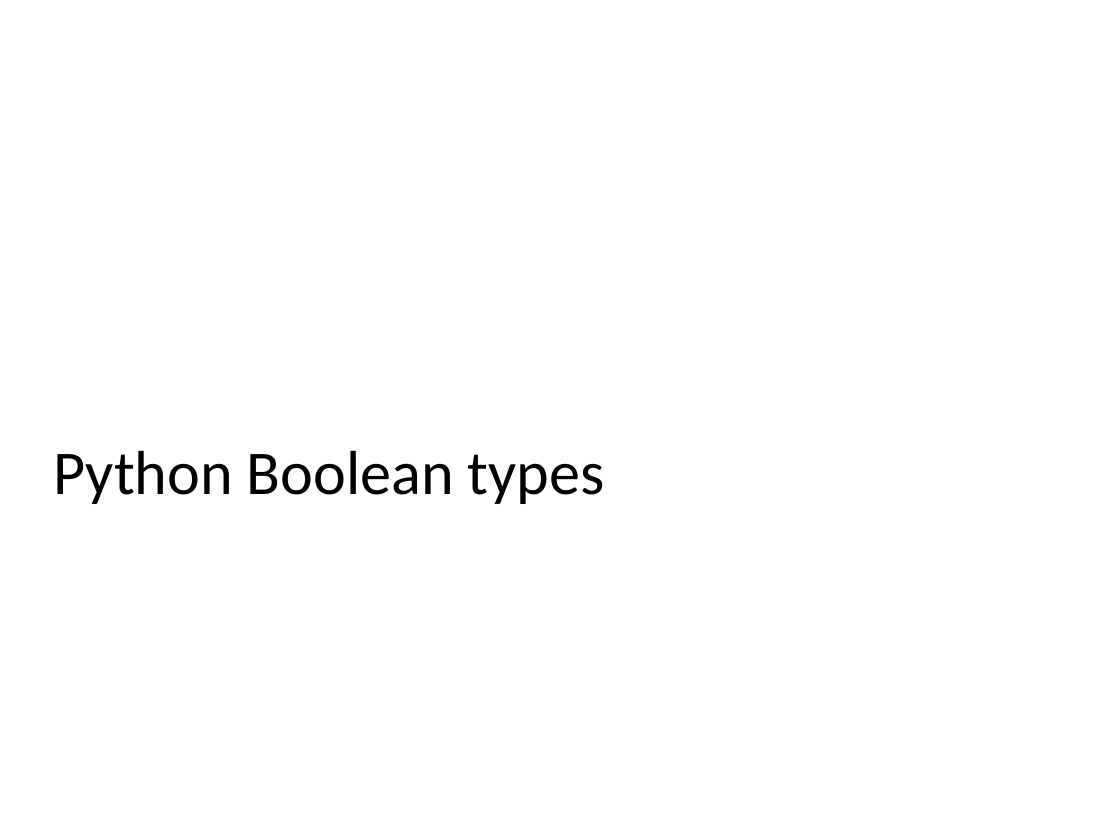
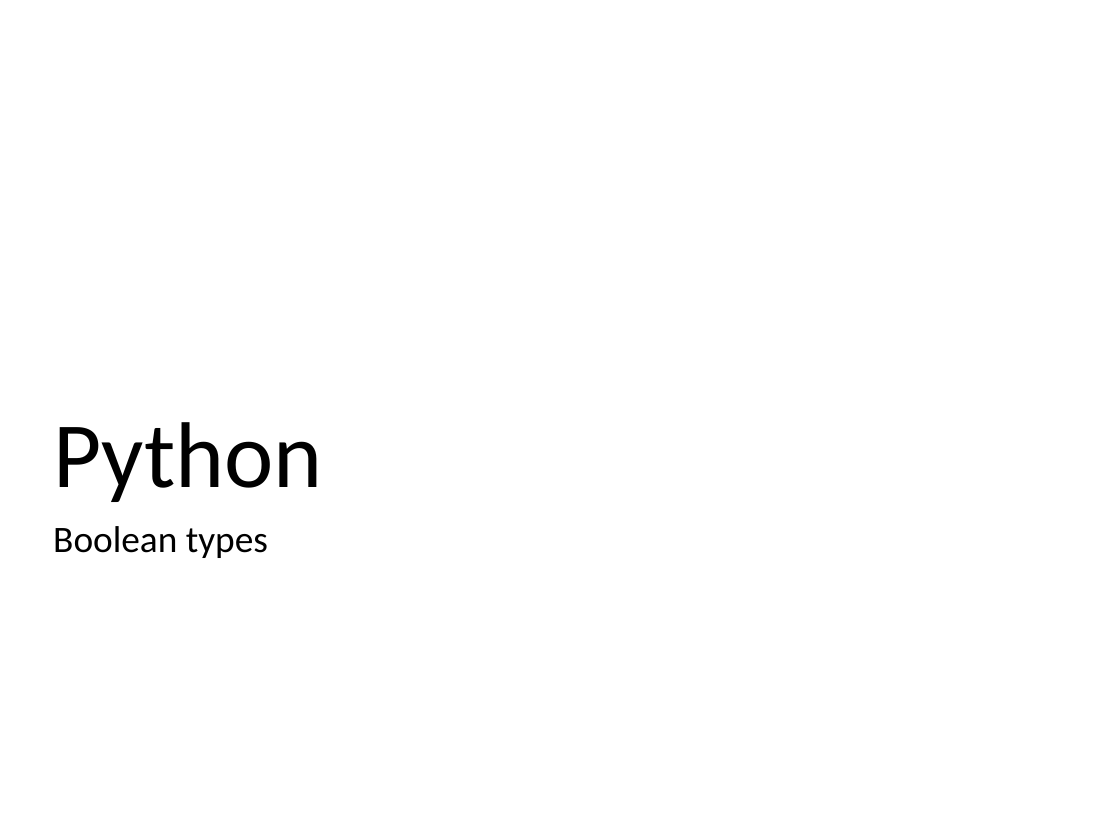
Before and after one commit to ncasuk/ncas-isc, a slide deck: slide 1 of python/presentations/learning_python/03_ceda-bool.ppt. Drawn at 1120x840 pixels with LibreOffice and Linux fonts; fonts in the diff are those of the drawing; background and template pictures are left out. Boxes give left, top, right and bottom in pixels: in the first picture for what was removed or moved away, otherwise in the second. Text is boxed around its words. In the diff, an @@ line names an element or a change of style, - is before the commit and + after.

Commit message:
Updated title slides of first 10 learning_python presentations

```diff
--- a/python/presentations/learning_python/03_ceda-bool.ppt
+++ b/python/presentations/learning_python/03_ceda-bool.ppt
@@ title at box(53, 422, 323, 502): text changed; size 40 to 60 pt @@
-Python Boolean types
+Python
@@ subtitle added at box(53, 526, 268, 558), 24 pt, text #000000 @@
+Boolean types
```
Also in this commit, not shown: 9 other files.
